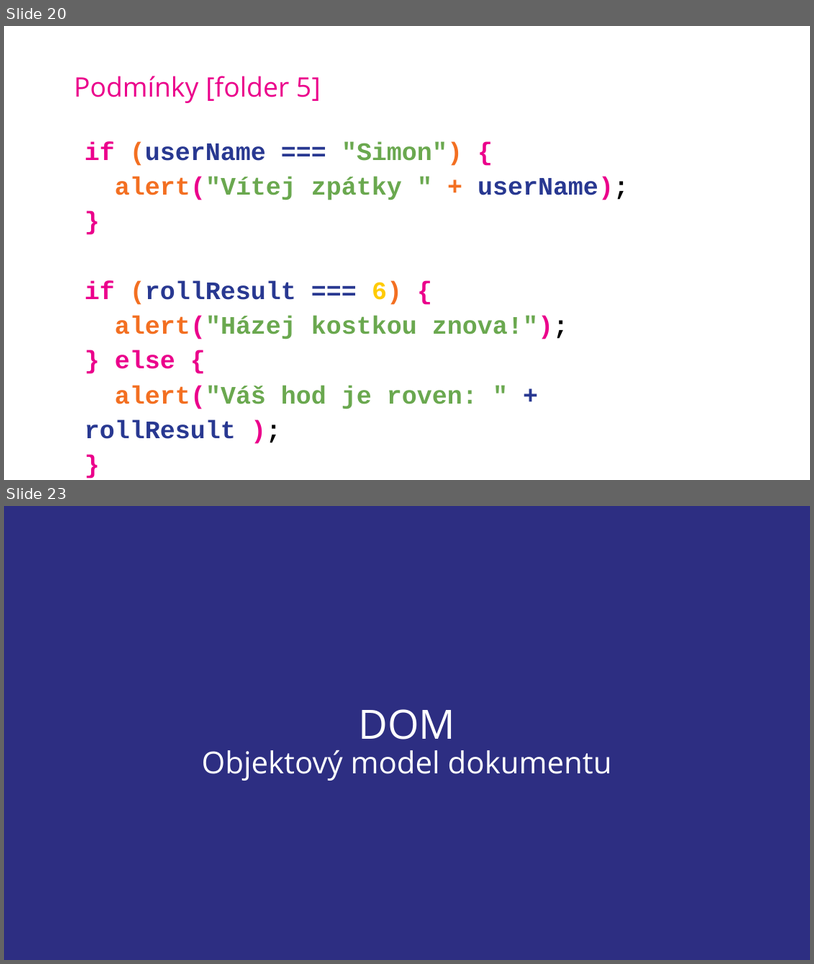
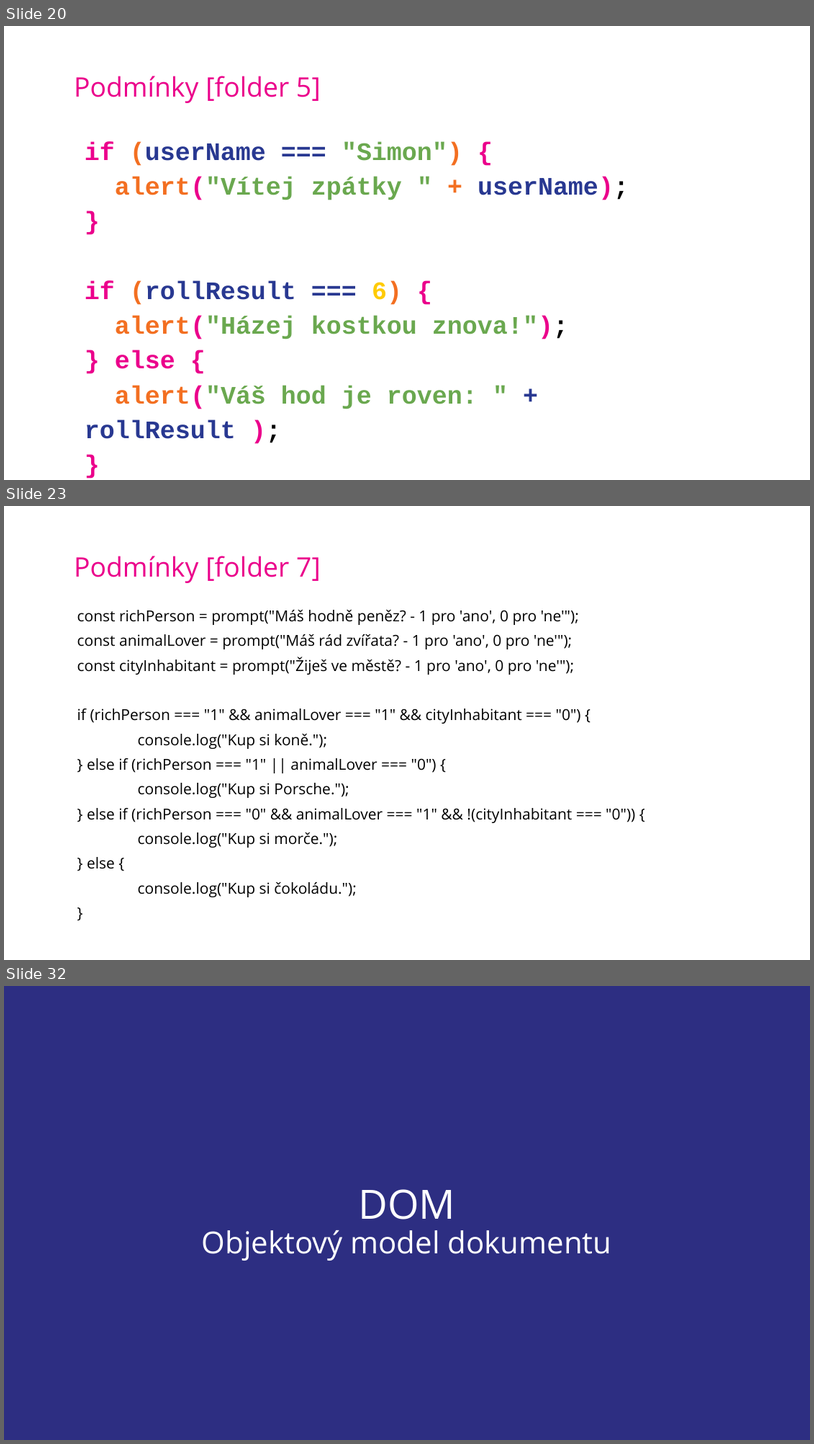
Before and after one commit to SimonB87/LetniSkola2020JS, a slide deck: JS-SB-LetnIskola2020.pptx. Shown one above the other, each under a label of ours: slides 20 and 23 before the commit, slides 20, 23 and 32 after it; the slides between them are not shown. The pictures are 814x964 and 814x1444 pixels, drawn with LibreOffice and Linux fonts; fonts in the diff are those of the drawing; background and template pictures are left out. Boxes give left, top, right and bottom in pixels: in the first picture for what was removed or moved away, otherwise in the second. Text is boxed around its words. In the diff, an @@ line names an element or a change of style, - is before the commit and + after.

```diff
--- a/JS-SB-LetnIskola2020.pptx
+++ b/JS-SB-LetnIskola2020.pptx
@@ slide 23 added at [4,506,810,960], background picture (left out) @@
@@ title added at [74,556,321,583], 32 pt, text #EB008B @@
+Podmínky [folder 7]
@@ text added at [77,610,635,897], 18 pt, text #000000 @@
+const richPerson = prompt("Máš hodně peněz? - 1 pro 'ano', 0 pro 'ne'");
+const animalLover = prompt("Máš rád zvířata? - 1 pro 'ano', 0 pro 'ne'");
+const cityInhabitant = prompt("Žiješ ve městě? - 1 pro 'ano', 0 pro 'ne'");
+if (richPerson === "1" && animalLover === "1" && cityInhabitant === "0") {
+console.log("Kup si koně.");
+} else if (richPerson === "1" || animalLover === "0") {
+console.log("Kup si Porsche.");
+} else if (richPerson === "0" && animalLover === "1" && !(cityInhabitant === "0")) {
+console.log("Kup si morče.");
+} else {
+console.log("Kup si čokoládu.");
+}
@@ what was slide 23 is now slide 32 @@
```
Also in this commit, not shown: 3 slides changed, 8 other slides added.
